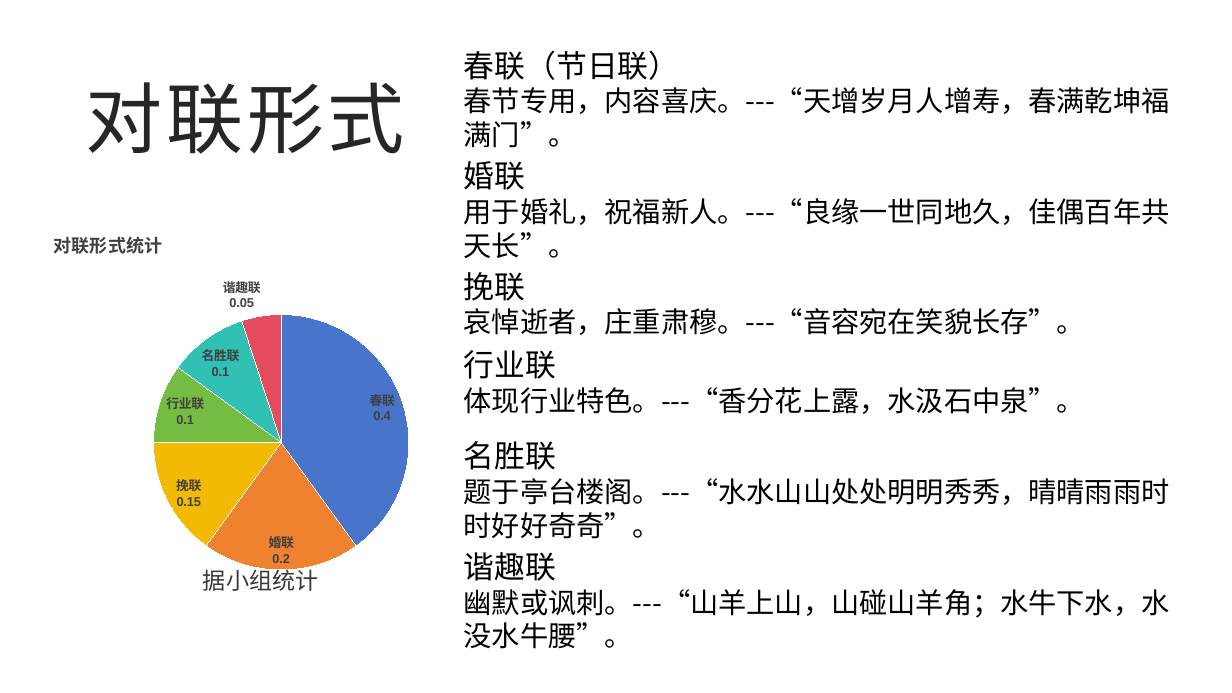
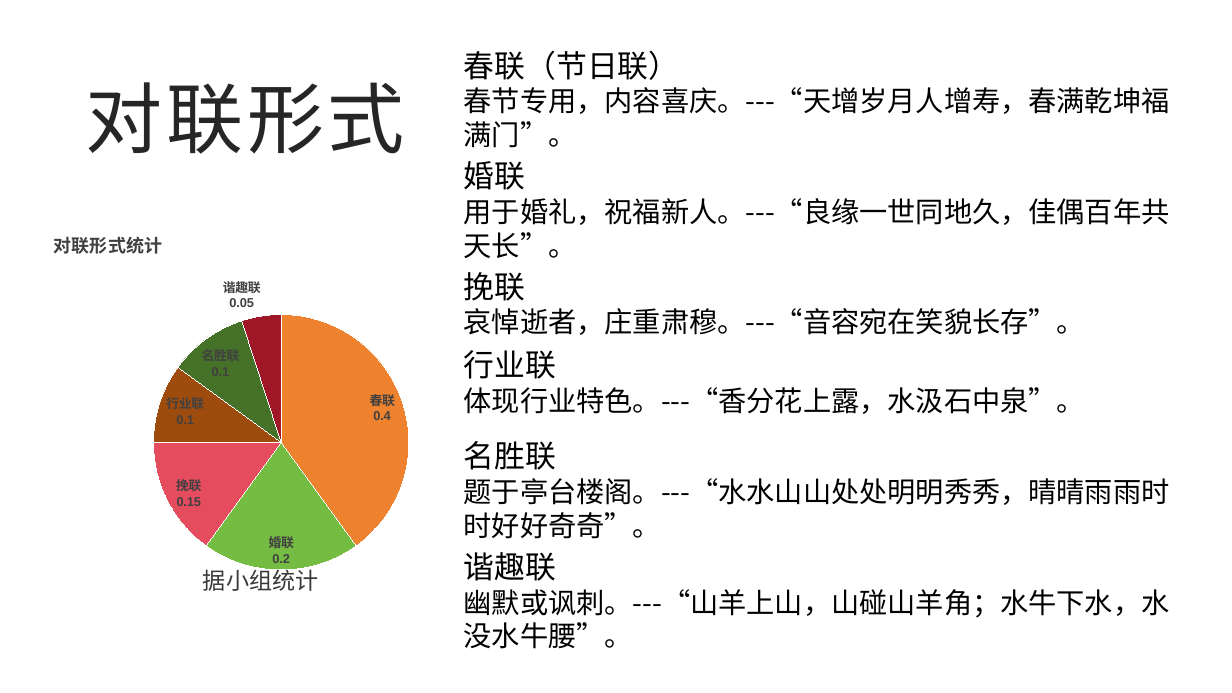
Before and after one commit to GEJISO/gejiso.github.io, a slide deck: slide 4 of downloads/关于对联的那些事.pptx. Drawn at 1232x693 pixels with LibreOffice and Linux fonts; fonts in the diff are those of the drawing; background and template pictures are left out. Boxes give left, top, right and bottom in pixels: in the first picture for what was removed or moved away, otherwise in the second. Text is boxed around its words. In the diff, an @@ line names an element or a change of style, - is before the commit and + after.

```diff
--- a/downloads/关于对联的那些事.pptx
+++ b/downloads/关于对联的那些事.pptx
@@ pie chart at [38, 215, 485, 583] @@
@@ colours of single points changed @@
```
Also in this commit, not shown: 5 other slides changed.
